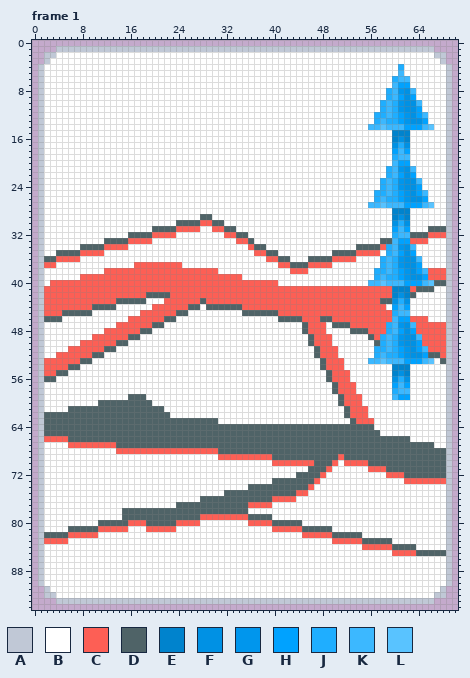
Pixel-art file, stored at art/DuckEnhancements.aseprite. The picture above is the old version.
71x95 pixels, 6 frames. Colours within 5 levels of each other are drawn and written as one. Shown: frame 1. The commit also changed other frames, which this record leaves out.
Palette (. is transparent): A #c0c8d6  B #ffffff  C #fd5f55  D #4f6367  E #0083cd  F #0091e4  G #0096ed  H #00a2ff  J #1faeff  K #3cb8ff  L #59c3ff
After:
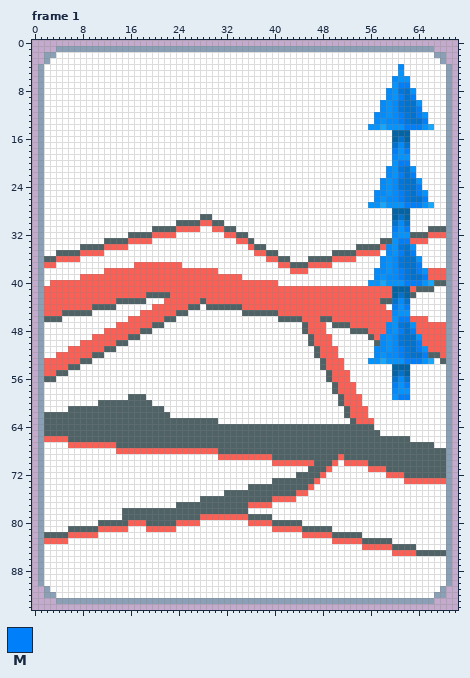
Colours new in this view: M #007ffb
Edits made:
Colour A changes from #c0c8d6 to #8aa0b6.
Colour E changes from #0083cd to #0064a6.
Colour F changes from #0091e4 to #0072cf.
Colour G changes from #0096ed to #0077df.
Colour J changes from #1faeff to #008bff.
Colour K changes from #3cb8ff to #0394ff.
Colour L changes from #59c3ff to #16a8ff.
Frame 1, layer "Overlay":
The author changed colour H to colour M in row 7 at x 61 to 62; in row 9 at x 61 and 63; in row 11 at x 64; in row 12 at x 61 and 64; in row 13 at x 61 and 65; in row 14 at x 62 to 64.
The author changed colour H to colour M in row 18 at x 60 and 62; in row 20 at x 61 to 62; in row 22 at x 61 and 63; in row 24 at x 64; in row 25 at x 61 and 64; in row 26 at x 61 and 65.
The author changed colour H to colour M in row 27 at x 62 to 64; in row 31 at x 60 and 62; in row 33 at x 61 to 62; in row 35 at x 61 and 63; in row 37 at x 64; in row 38 at x 61 and 64.
The author changed colour H to colour M in row 39 at x 61 and 65; in row 40 at x 62 to 64; in row 44 at x 60 and 62; in row 46 at x 61 to 62; in row 48 at x 61 and 63; in row 50 at x 64.
The author changed colour H to colour M in row 51 at x 61 and 64; in row 52 at x 61 and 65; in row 53 at x 62 to 64; in row 57 at x 60 and 62; in row 59 at x 61 to 62.
